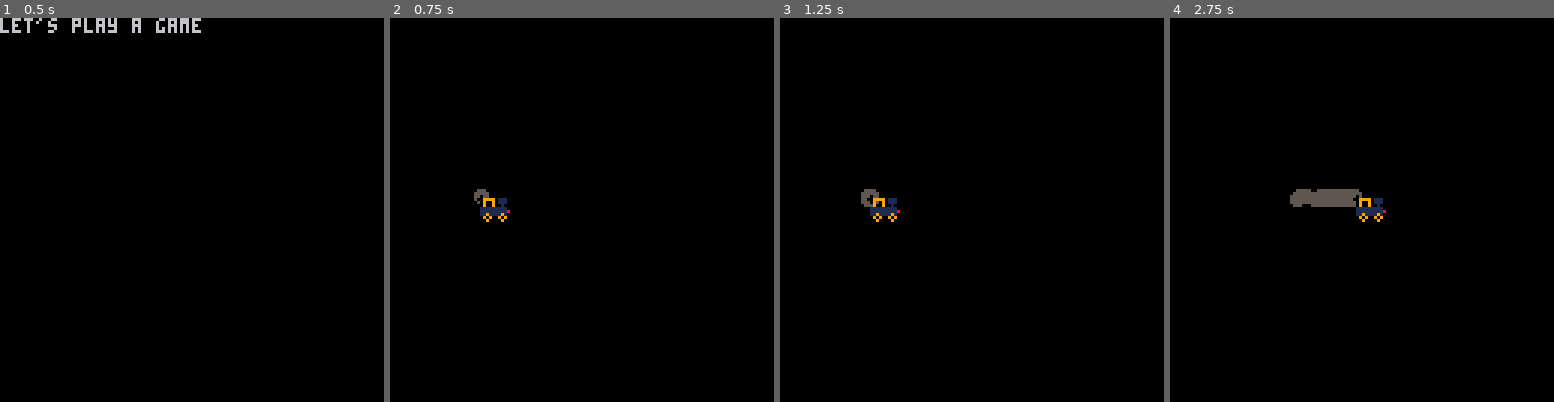
Above: before the commit, frames 1-4 (left to right).
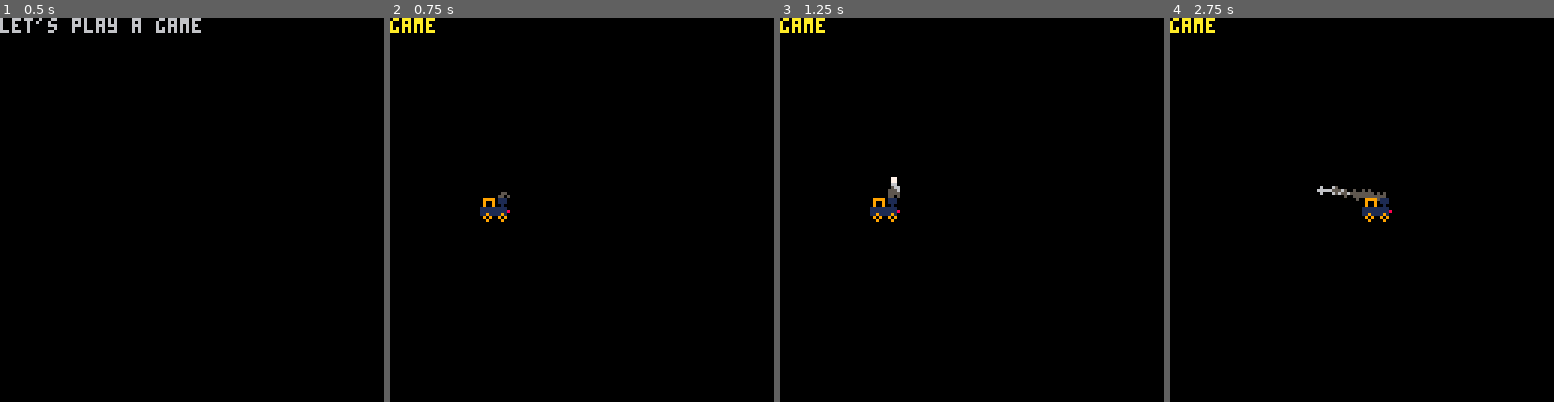
Above: after the commit, the same moments.

Repository: thoughtlesslabs/all-aboard
Game: PICO-8 cartridge all aboard.p8
Two runs of this game, one before a commit and one after it. Both use one fixed random seed, a clock stepped at 60 frames per second and the inputs below.
Inputs:
- Up to frame 1 (0.5 s): no input
- Up to frame 2 (0.75 s): tap O (Z key) at 0.7 s
- Up to frame 3 (1.25 s): no input
- Up to frame 4 (2.75 s): hold Right 1.6-2.1 s; tap O (Z key) at 1.7, 2.1, 2.5 s; hold Up 2.15-2.42 s; hold Right from 2.47 s (still down)

Frame 1 is identical in both runs. In frame 2, 0.4% of the frame differs, in the area x 0-32%, y 0-49%; in frame 3, 0.5%; in frame 4, 1.3%, in the area x 0-58%, y 0-54%.

Commit message:
Working on a jump function, needs gravity

Diff:
--- a/all aboard.p8
+++ b/all aboard.p8
@@ -67,10 +67,9 @@
 
 -- main game draw
 function drawgame()
-	print("game")
+	print("game",0,0,10)
 	drawpart()
 	drawtrain()
-
 end
 
 -- draw gameover screen
@@ -87,6 +86,7 @@
 	t={}
 	t.x=30
 	t.y=60
+	t.oy=60
 	t.dx=0
 	t.dy=0
 	t.m=false
@@ -114,13 +114,25 @@
 		t.d=8
 		t.m=true
 	end
+	if btnp(2) then
+		jump()
+	end
 	t.m=false
 	if t.m==false then
-		t.dx=t.dx/1.3
-	end
+		t.dx=t.dx/1.2
+	end
+	t.y+=t.dy
 	t.x+=t.dx
-	t.x=mid(0,t.x,127)
+	t.x=mid(5,t.x,115)
 	smoke(t.x,t.y,t.d)
+end
+
+function jump()
+	t.dy=-2
+	if t.y > t.oy then
+		t.dy+=2
+	end
+
 end
 -->8
 -- freshly squeezed
@@ -147,7 +159,12 @@
 		local _ang = rnd()
 		local _dx = sin(_ang)*1.5
 		local _dy = cos(_ang)*1.5
-		particles(_x,_y,_dx,_dy,40+rnd(15),{5,6,7},rnd(2))
+		local _smoke = 20+rnd(15)
+		if t.d<0 then
+			particles(_x,_y,_dx,_dy,_smoke,{5,6,7},rnd(2))
+		else
+			particles(_x+_d,_y,_dx,_dy,_smoke,{5,6,7},rnd(2))
+		end
 	end
 end
 
@@ -166,10 +183,10 @@
 
 	-- gravity
 --	if
-	_p.dy-=0.05
+	_p.dy-=0.8
 
 	--	shrink
-	local _ci=1.5-_p.a/_p.maxa
+	local _ci=1-_p.a/_p.maxa
 	_p.s=_ci*_p.os
 
 	--	friction
